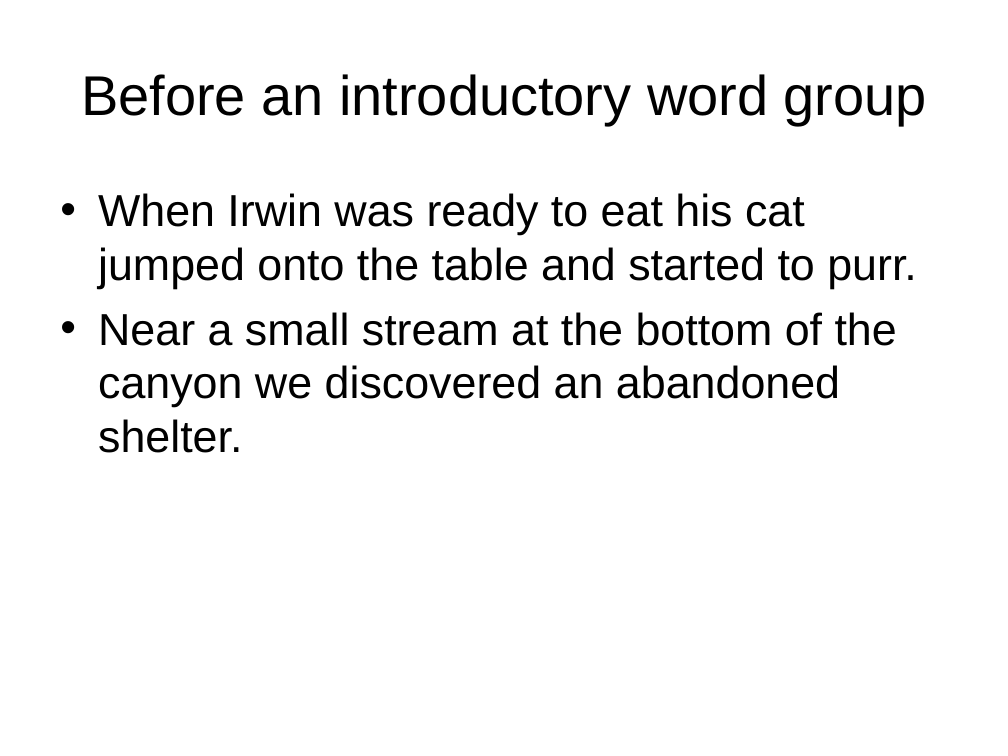
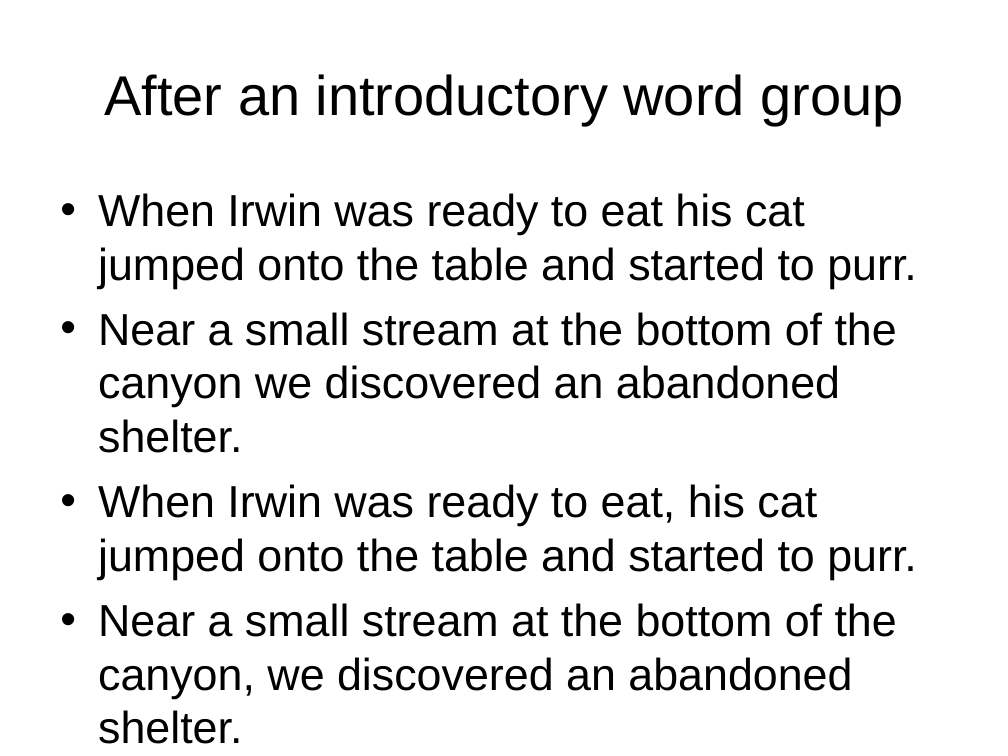
Before and after one commit to palmerc/lab, a slide deck: slide 5 of classes/engl4190/commas_and_end_punctuation.odp. Drawn at 1008x756 pixels with LibreOffice and Linux fonts; fonts in the diff are those of the drawing. Boxes give left, top, right and bottom in pixels: in the first picture for what was removed or moved away, otherwise in the second. Text is boxed around its words. In the diff, an @@ line names an element or a change of style, - is before the commit and + after.

```diff
--- a/classes/engl4190/commas_and_end_punctuation.odp
+++ b/classes/engl4190/commas_and_end_punctuation.odp
@@ title at (x1=104, y1=74, x2=903, y2=125): text changed @@
-Before an introductory word group
+After an introductory word group
@@ text at (x1=98, y1=484, x2=917, y2=744): paragraphs added @@
+• When Irwin was ready to eat, his cat jumped onto the table and started to purr.
+• Near a small stream at the bottom of the canyon, we discovered an abandoned shelter.
```
Also in this commit, not shown: 4 other slides changed, 1 slide removed.
